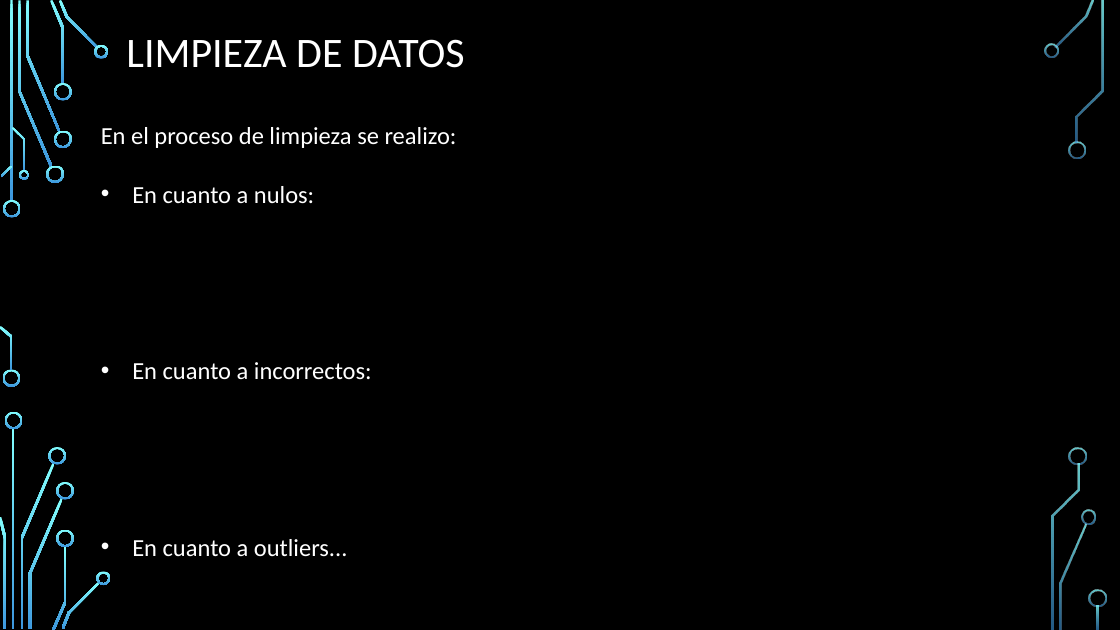
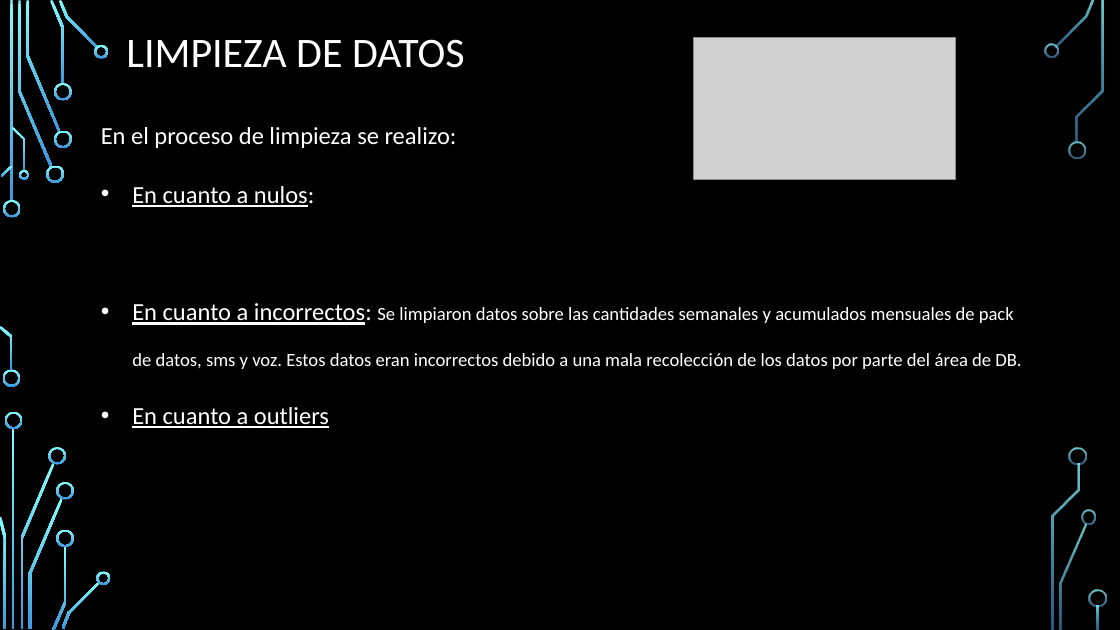
Before and after one commit to maurigarcia88/DiploDataScienceG7, a slide deck: slide 7 of Diplomatura data science.pptx. Drawn at 1120x630 pixels with LibreOffice and Linux fonts; fonts in the diff are those of the drawing; grey boxes stand for pictures; background and template pictures are left out. Boxes give left, top, right and bottom in pixels: in the first picture for what was removed or moved away, otherwise in the second. Text is boxed around its words. In the diff, an @@ line names an element or a change of style, - is before the commit and + after.

```diff
--- a/Diplomatura data science.pptx
+++ b/Diplomatura data science.pptx
@@ picture added at (694,38,955,179) @@
@@ text at (132,186,314,207): underline on in "En cuanto a nulos:" @@
@@ text at (132,303,1021,428): text changed; size 21 to 16 pt @@
-• En cuanto a incorrectos:
-• En cuanto a outliers...
+• En cuanto a incorrectos: Se limpiaron datos sobre las cantidades semanales y acumulados mensuales de pack de datos, sms y voz. Estos datos eran incorrectos debido a una mala recolección de los datos por parte del área de DB.
+• En cuanto a outliers
```
Also in this commit, not shown: 5 other slides changed, 5 slides removed.
